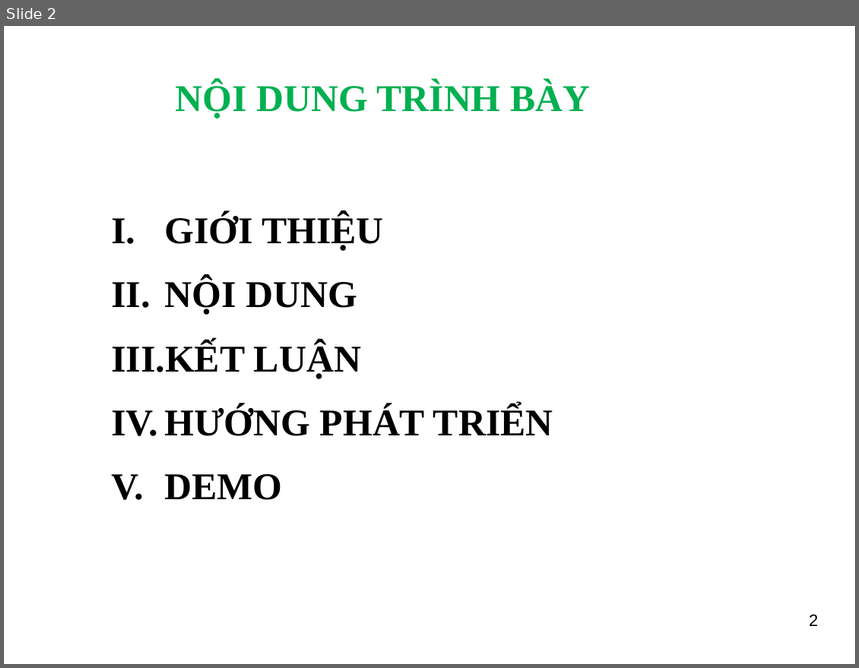
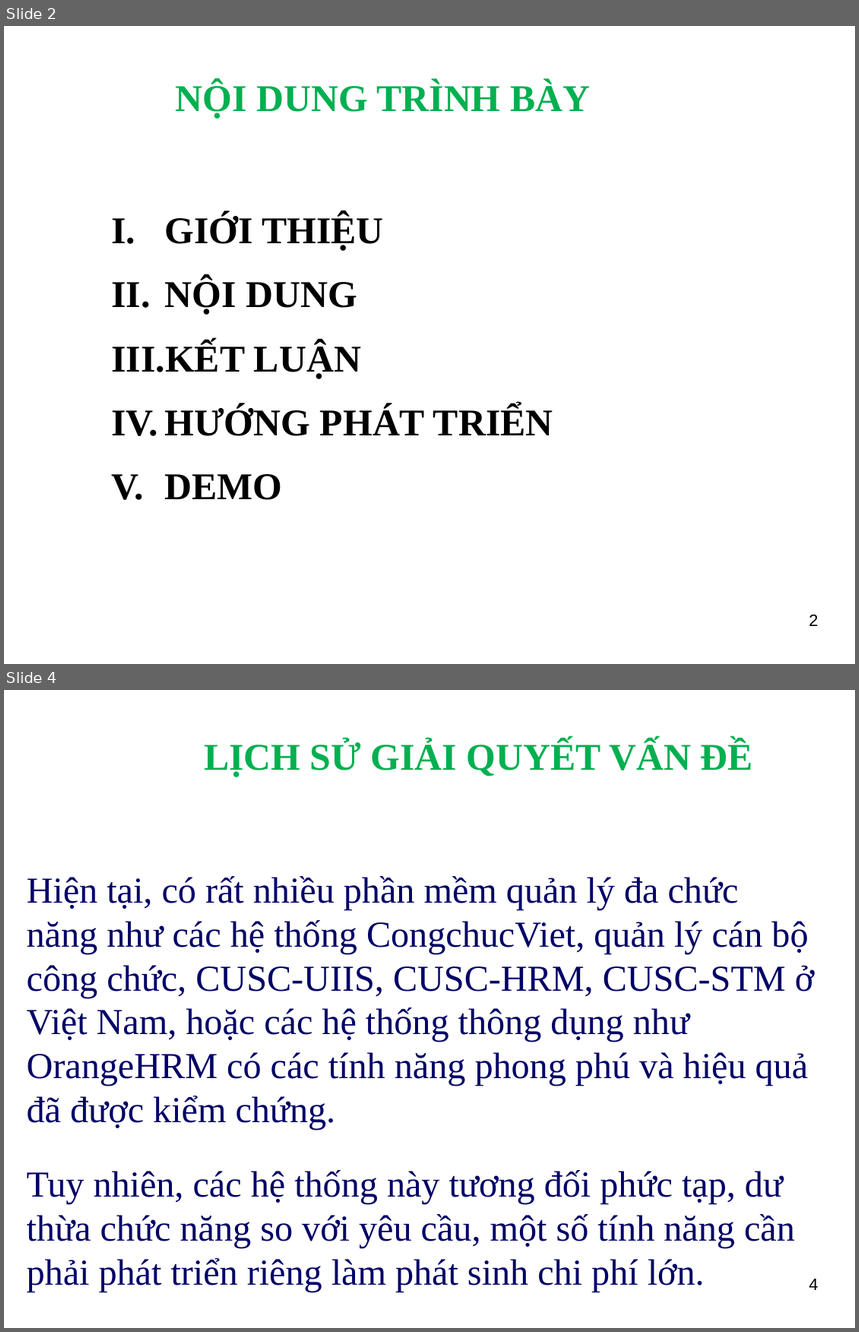
Before and after one commit to ngthuc/graduation-thesis, a slide deck: DOCUMENTS/documentations/Slide_HethongQuanlyProfileVienchucKhoaCNTT-TT_LeNguyenThucB1400731.ppt. Shown one above the other, each under a label of ours: slide 2 before the commit, slides 2 and 4 after it; the slides between them are not shown. The pictures are 859x668 and 859x1332 pixels, drawn with LibreOffice and Linux fonts; fonts in the diff are those of the drawing; background and template pictures are left out. Boxes give left, top, right and bottom in pixels: in the first picture for what was removed or moved away, otherwise in the second. Text is boxed around its words. In the diff, an @@ line names an element or a change of style, - is before the commit and + after.

```diff
--- a/DOCUMENTS/documentations/Slide_HethongQuanlyProfileVienchucKhoaCNTT-TT_LeNguyenThucB1400731.ppt
+++ b/DOCUMENTS/documentations/Slide_HethongQuanlyProfileVienchucKhoaCNTT-TT_LeNguyenThucB1400731.ppt
@@ slide 4 added at bbox=[4, 690, 855, 1328], background picture (left out) @@
@@ title added at bbox=[204, 740, 753, 777], 32 pt, text #00B050, bold @@
+LỊCH SỬ GIẢI QUYẾT VẤN ĐỀ
@@ text added at bbox=[27, 876, 814, 1293], 31 pt, text #000066 @@
+Hiện tại, có rất nhiều phần mềm quản lý đa chức năng như các hệ thống CongchucViet, quản lý cán bộ công chức, CUSC-UIIS, CUSC-HRM, CUSC-STM ở Việt Nam, hoặc các hệ thống thông dụng như OrangeHRM có các tính năng phong phú và hiệu quả đã được kiểm chứng.
+Tuy nhiên, các hệ thống này tương đối phức tạp, dư thừa chức năng so với yêu cầu, một số tính năng cần phải phát triển riêng làm phát sinh chi phí lớn.
@@ page number added at bbox=[809, 1279, 818, 1290], 14 pt, text #000000 @@
+4
```
Also in this commit, not shown: 8 slides changed, 9 other slides added, 7 slides removed, 2 other files.
